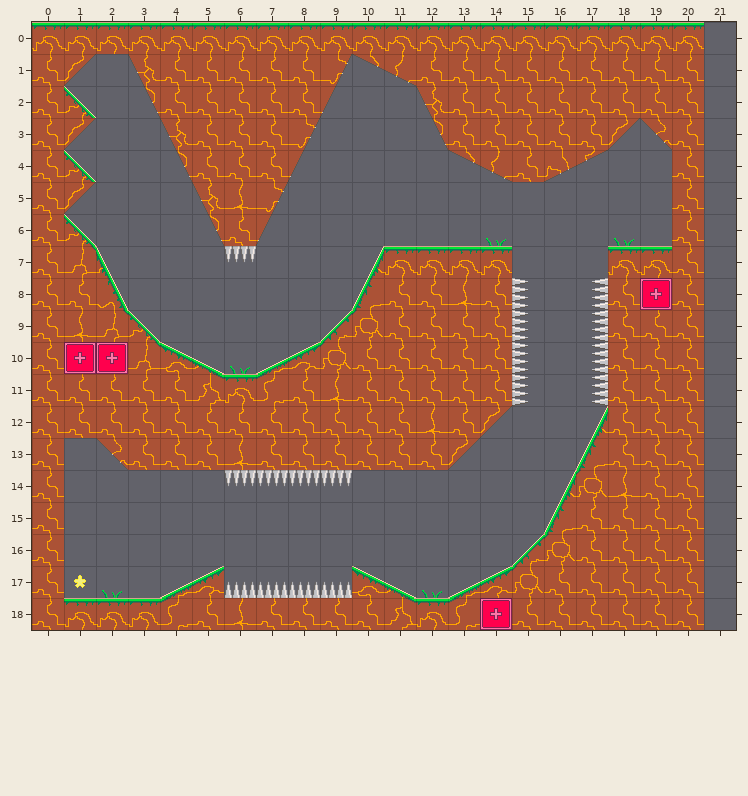
A Tiled map gets an edit: assets-private/tiled/levels/12.tmx. The picture above is the old version.
Cells are 32x32 px. Shown: x 0..21, y 0..18. The old version is drawn lined up with the new one.
And afterwards:
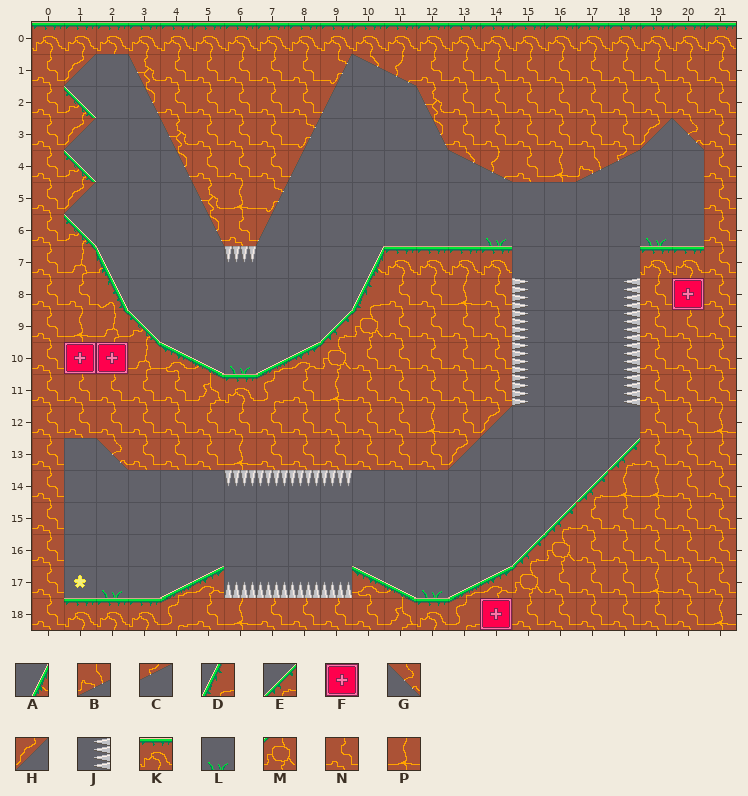
Key: from "tileset": A 4, B 8, C 9, D 10, E 14, F 18, G 20, H 21, J 24, K 25, L 27, M 28, N 32, P 36.
_ is an empty cell.
Tiles replaced or removed in this view: A, B, C, D, F, G, H, J, K, L, M, N.
Changes in this commit:
Changed rows in their new state; . is an unchanged cell.
map size 21x19 -> 22x19 cells
Layer "tiles":
first column x 16:
 0 .....K
 1 .....N
 2 .....N
 3 ..NHGN
 4 PBC._N
 5 ...._N
 6 .._L_N
 7 .._.KN
 8 ._JNFN
 9 ._J..N
10 ._J..N
11 ._J..N
12 .__..P
13 ._E..N
14 _E.P.N
15 E....N
16 .....N
17 ...P.N
18 .....P
